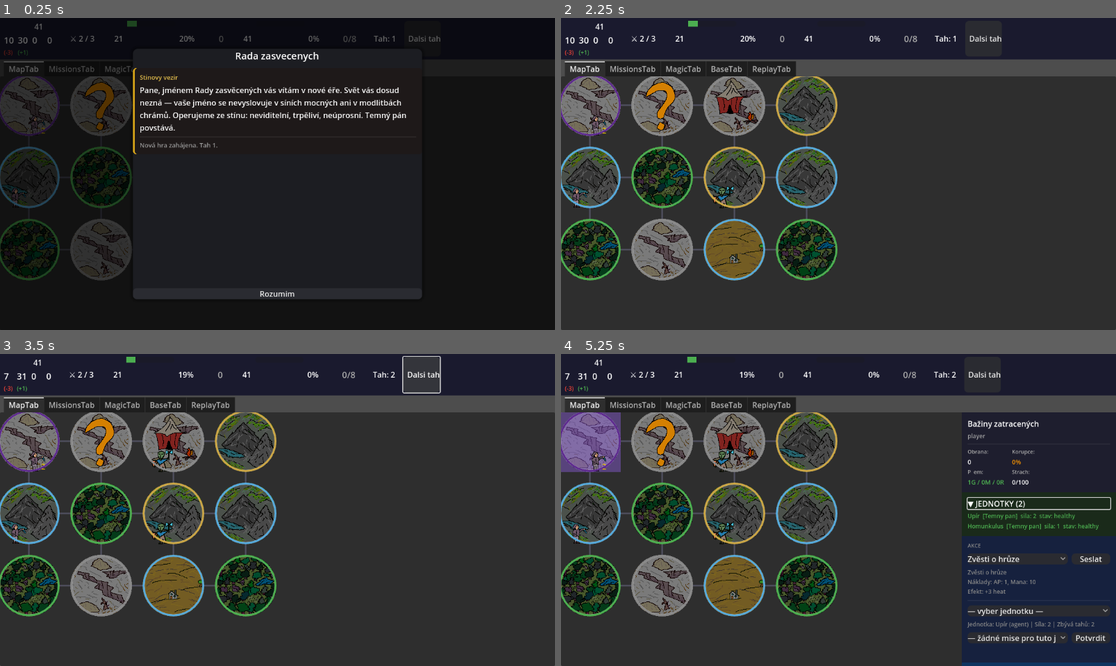
Above: before the commit, frames 1-4 (two rows, left to right).
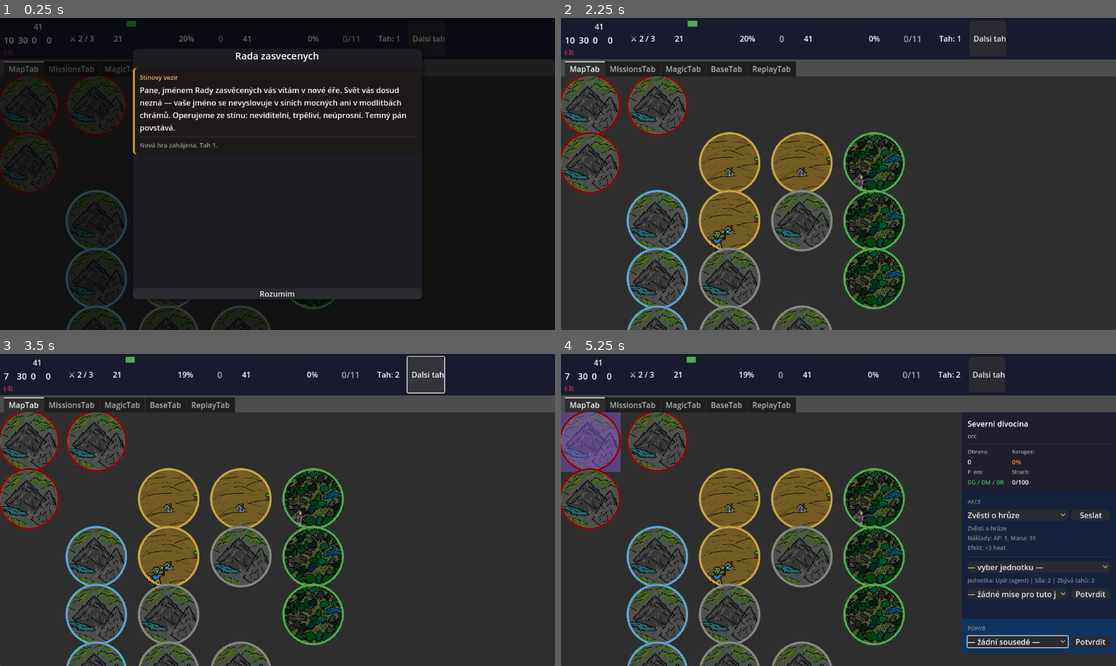
Above: after the commit, the same moments.

Repository: HannibalCZ/dark-lord
Game: Godot game, scene res://scenes/Main.tscn
The game is run twice, just before and just after one commit, with the same random seed, the same clock (stepped at 60 frames per second) and the same inputs.
Inputs (mouse positions are in pixels of both pictures, inside the frame that each line leads up to):
- Up to frame 1 (0.25 s): no input
- Up to frame 2 (2.25 s): click "Dalsi tah" at 0.5 s; click (588, 105) at 1.27 s; click "Rozumim" at 2 s
- Up to frame 3 (3.5 s): click "Dalsi tah" at 2.75 s
- Up to frame 4 (5.25 s): click (588, 441) at 3.52 s; click "Hory stínů" (after the commit: "— žádní sousedé —") at 4.25 s; click (1038, 503) at 5 s, where only the run before the commit has a clickable "▶ JEDNOTKY (2)"

The runs differ from the first frame. In frame 1, 5.1% of the frame differs, in the area x 0-81%, y 0-100%; in frame 2, 29%; in frame 3, 29%; in frame 4, 36%, in the area x 0-100%, y 0-100%.
Error after the commit: Trying to return an array of type "Array" where expected return type is "Array[int]". (res://scripts/core/query/RegionQuery.gd:50)

Commit message:
feat: nova mapa v0.02 s 19 regiony a explicitnim sousedstvim
- mvp_map.json nahrazen mapou v002 s 19 node-based regiony
- stara mapa archivovana jako mvp_map_archive.json
- RegionManager: podpora use_explicit_neighbors ze JSON meta
  (generate_grid_adjacency zachovana pro zpetnou kompatibilitu)
- mvp_scenario.json: hracuv start presunut na region 16 (Stinovy lair)
- opravena asymetrie: region 8 (Prechod) dodan do neighbors regionu 15

Co-Authored-By: Claude Sonnet 4.6 <noreply@anthropic.com>

Diff:
--- a/data/maps/mvp_map.json
+++ b/data/maps/mvp_map.json
@@ -1,27 +1,29 @@
 {
   "meta": {
-	"name": "MVP Grid 4x3",
-	"grid_w": 4,
-	"grid_h": 3
+    "map_id": "v002_map",
+    "grid_w": 0,
+    "grid_h": 0,
+    "use_explicit_neighbors": true
   },
   "regions": [
-	{ "id": 0,  "name": "Bažiny zatracených", "owner_faction_id": "player",   "region_type": "wasteland", "region_kind": "wildlands",  "position": {"x": 60,  "y": 60}  },
-	{ "id": 1,  "name": "Hory stínů",         "owner_faction_id": "neutral",  "region_type": "wasteland", "region_kind": "wildlands",  "position": {"x": 210, "y": 60},
-	  "secret": { "id": "ancient_ruins", "known": true, "state": "none", "progress": 0 }
-	},
-	{ "id": 2,  "name": "Temné pláně",        "owner_faction_id": "neutral",  "region_type": "wasteland", "region_kind": "wildlands",  "position": {"x": 360, "y": 60},
-	  "lair": { "id": "orc_camp", "control": "neutral", "influence": 0 }
-	},
-	{ "id": 3,  "name": "Kamenný val",        "owner_faction_id": "paladin",  "region_type": "mountains", "region_kind": "civilized",  "position": {"x": 510, "y": 60}  },
-
-	{ "id": 4,  "name": "Zlaté město",        "owner_faction_id": "merchant", "region_type": "town",      "region_kind": "civilized",  "position": {"x": 60,  "y": 210} },
-	{ "id": 5,  "name": "Svatý hvozd",        "owner_faction_id": "elf",      "region_type": "forest",    "region_kind": "civilized",  "position": {"x": 210, "y": 210} },
-	{ "id": 6,  "name": "Horský klášter",     "owner_faction_id": "paladin",  "region_type": "mountains", "region_kind": "civilized",  "position": {"x": 360, "y": 210} },
-	{ "id": 7,  "name": "Tržiště králů",      "owner_faction_id": "merchant", "region_type": "town",      "region_kind": "civilized",  "position": {"x": 510, "y": 210} },
-
-	{ "id": 8,  "name": "Lesní srdce",        "owner_faction_id": "elf",      "region_type": "forest",    "region_kind": "civilized",  "position": {"x": 60,  "y": 360} },
-	{ "id": 9,  "name": "Černé pobřeží",      "owner_faction_id": "neutral",  "region_type": "wasteland", "region_kind": "wildlands",  "position": {"x": 210, "y": 360} },
-	{ "id": 10, "name": "Ztracené doly",      "owner_faction_id": "merchant", "region_type": "plains",    "region_kind": "civilized",  "position": {"x": 360, "y": 360} },
-	{ "id": 11, "name": "Prastarý les",       "owner_faction_id": "elf",      "region_type": "forest",    "region_kind": "civilized",  "position": {"x": 510, "y": 360} }
+    { "id": 0,  "name": "Severni divocina",     "owner_faction_id": "orc",      "region_type": "wilderness", "region_kind": "wild",      "position": {"x": 60,  "y": 60},  "neighbors": [1, 2] },
+    { "id": 1,  "name": "Orci tabořiště",        "owner_faction_id": "orc",      "region_type": "wilderness", "region_kind": "wild",      "position": {"x": 200, "y": 60},  "neighbors": [0, 2, 3] },
+    { "id": 2,  "name": "Orci pevnost",          "owner_faction_id": "orc",      "region_type": "wilderness", "region_kind": "wild",      "position": {"x": 60,  "y": 180}, "neighbors": [0, 1, 3, 6] },
+    { "id": 3,  "name": "Zlata plan",            "owner_faction_id": "paladin",  "region_type": "plains",     "region_kind": "civilized", "position": {"x": 350, "y": 180}, "neighbors": [1, 2, 4, 7] },
+    { "id": 4,  "name": "Stražna věž",           "owner_faction_id": "paladin",  "region_type": "plains",     "region_kind": "civilized", "position": {"x": 500, "y": 180}, "neighbors": [3, 5, 7, 8] },
+    { "id": 5,  "name": "Elfi hranice",          "owner_faction_id": "elf",      "region_type": "forest",     "region_kind": "civilized", "position": {"x": 650, "y": 180}, "neighbors": [4, 8, 9] },
+    { "id": 6,  "name": "Stara tržnice",         "owner_faction_id": "merchant", "region_type": "town",       "region_kind": "civilized", "position": {"x": 200, "y": 300}, "neighbors": [2, 7, 10] },
+    { "id": 7,  "name": "Paladinský hrad",       "owner_faction_id": "paladin",  "region_type": "plains",     "region_kind": "civilized", "position": {"x": 350, "y": 300}, "neighbors": [3, 4, 6, 8, 11] },
+    { "id": 8,  "name": "Přechod",               "owner_faction_id": "neutral",  "region_type": "village",    "region_kind": "civilized", "position": {"x": 500, "y": 300}, "neighbors": [4, 5, 7, 9, 11, 15] },
+    { "id": 9,  "name": "Elfi haj",              "owner_faction_id": "elf",      "region_type": "forest",     "region_kind": "civilized", "position": {"x": 650, "y": 300}, "neighbors": [5, 8, 12] },
+    { "id": 10, "name": "Obchodni město",        "owner_faction_id": "merchant", "region_type": "town",       "region_kind": "civilized", "position": {"x": 200, "y": 420}, "neighbors": [6, 11, 13] },
+    { "id": 11, "name": "Hranicni osada",        "owner_faction_id": "neutral",  "region_type": "village",    "region_kind": "civilized", "position": {"x": 350, "y": 420}, "neighbors": [7, 8, 10, 14] },
+    { "id": 12, "name": "Elfi svatyne",          "owner_faction_id": "elf",      "region_type": "forest",     "region_kind": "civilized", "position": {"x": 650, "y": 420}, "neighbors": [9] },
+    { "id": 13, "name": "Přistav kupcu",         "owner_faction_id": "merchant", "region_type": "town",       "region_kind": "civilized", "position": {"x": 200, "y": 540}, "neighbors": [10, 14] },
+    { "id": 14, "name": "Temny hvozd",           "owner_faction_id": "neutral",  "region_type": "wilderness", "region_kind": "wild",      "position": {"x": 350, "y": 540}, "neighbors": [11, 13, 15, 16] },
+    { "id": 15, "name": "Zapomenuta zřicenina",  "owner_faction_id": "neutral",  "region_type": "ruin",       "region_kind": "wild",      "position": {"x": 500, "y": 540}, "neighbors": [8, 14, 17] },
+    { "id": 16, "name": "Stinovy lair",          "owner_faction_id": "player",   "region_type": "ruin",       "region_kind": "wild",      "position": {"x": 350, "y": 650}, "neighbors": [14, 17, 18] },
+    { "id": 17, "name": "Prokleta bažina",       "owner_faction_id": "neutral",  "region_type": "wilderness", "region_kind": "wild",      "position": {"x": 500, "y": 650}, "neighbors": [15, 16, 18] },
+    { "id": 18, "name": "Zapomenute hlubiny",    "owner_faction_id": "neutral",  "region_type": "wilderness", "region_kind": "wild",      "position": {"x": 350, "y": 760}, "neighbors": [16, 17] }
   ]
 }
--- /dev/null
+++ b/data/maps/mvp_map_archive.json
@@ -0,0 +1,27 @@
+{
+  "meta": {
+	"name": "MVP Grid 4x3",
+	"grid_w": 4,
+	"grid_h": 3
+  },
+  "regions": [
+	{ "id": 0,  "name": "Bažiny zatracených", "owner_faction_id": "player",   "region_type": "wasteland", "region_kind": "wildlands",  "position": {"x": 60,  "y": 60}  },
+	{ "id": 1,  "name": "Hory stínů",         "owner_faction_id": "neutral",  "region_type": "wasteland", "region_kind": "wildlands",  "position": {"x": 210, "y": 60},
+	  "secret": { "id": "ancient_ruins", "known": true, "state": "none", "progress": 0 }
+	},
+	{ "id": 2,  "name": "Temné pláně",        "owner_faction_id": "neutral",  "region_type": "wasteland", "region_kind": "wildlands",  "position": {"x": 360, "y": 60},
+	  "lair": { "id": "orc_camp", "control": "neutral", "influence": 0 }
+	},
+	{ "id": 3,  "name": "Kamenný val",        "owner_faction_id": "paladin",  "region_type": "mountains", "region_kind": "civilized",  "position": {"x": 510, "y": 60}  },
+
+	{ "id": 4,  "name": "Zlaté město",        "owner_faction_id": "merchant", "region_type": "town",      "region_kind": "civilized",  "position": {"x": 60,  "y": 210} },
+	{ "id": 5,  "name": "Svatý hvozd",        "owner_faction_id": "elf",      "region_type": "forest",    "region_kind": "civilized",  "position": {"x": 210, "y": 210} },
+	{ "id": 6,  "name": "Horský klášter",     "owner_faction_id": "paladin",  "region_type": "mountains", "region_kind": "civilized",  "position": {"x": 360, "y": 210} },
+	{ "id": 7,  "name": "Tržiště králů",      "owner_faction_id": "merchant", "region_type": "town",      "region_kind": "civilized",  "position": {"x": 510, "y": 210} },
+
+	{ "id": 8,  "name": "Lesní srdce",        "owner_faction_id": "elf",      "region_type": "forest",    "region_kind": "civilized",  "position": {"x": 60,  "y": 360} },
+	{ "id": 9,  "name": "Černé pobřeží",      "owner_faction_id": "neutral",  "region_type": "wasteland", "region_kind": "wildlands",  "position": {"x": 210, "y": 360} },
+	{ "id": 10, "name": "Ztracené doly",      "owner_faction_id": "merchant", "region_type": "plains",    "region_kind": "civilized",  "position": {"x": 360, "y": 360} },
+	{ "id": 11, "name": "Prastarý les",       "owner_faction_id": "elf",      "region_type": "forest",    "region_kind": "civilized",  "position": {"x": 510, "y": 360} }
+  ]
+}
--- a/data/scenarios/mvp_scenario.json
+++ b/data/scenarios/mvp_scenario.json
@@ -3,7 +3,7 @@
 	"name": "MVP Scenario",
 	"map_path": "res://data/maps/mvp_map.json"
   },
-  "player_start_region_id": 0,
+  "player_start_region_id": 16,
   "globals": {
 	"turn": 1,
 	"heat": 20,
@@ -27,10 +27,10 @@
 	{ "id": "orc", "name": "Orčí tlupa", "ai_spawn_unit": "orc_band", "resources": {} }
   ],
   "units": [
-	{ "id": 0,   "unit_key": "vampire",      "region_id": 0, "faction_id": "player",  "state": "healthy" },
-	{ "id": 1,   "unit_key": "homunculus",   "region_id": 0, "faction_id": "player",  "state": "healthy" },
+	{ "id": 0,   "unit_key": "vampire",      "region_id": 16, "faction_id": "player",  "state": "healthy" },
+	{ "id": 1,   "unit_key": "homunculus",   "region_id": 16, "faction_id": "player",  "state": "healthy" },
 
-	{ "id": 100, "unit_key": "paladin_army", "region_id": 6, "faction_id": "paladin", "state": "healthy" },
-	{ "id": 101, "unit_key": "inquisitor",   "region_id": 4, "faction_id": "elf",     "state": "healthy" }
+	{ "id": 100, "unit_key": "paladin_army", "region_id": 7,  "faction_id": "paladin", "state": "healthy" },
+	{ "id": 101, "unit_key": "inquisitor",   "region_id": 5,  "faction_id": "elf",     "state": "healthy" }
   ]
 }
--- a/managers/RegionManager.gd
+++ b/managers/RegionManager.gd
@@ -7,6 +7,7 @@
 
 var grid_w: int = 4
 var grid_h: int = 3
+var _use_explicit_neighbors: bool = false
 
 func init_regions() -> void:
 	regions.clear()
@@ -14,14 +15,16 @@
 
 	load_map_from_json("res://data/maps/mvp_map.json")
 
-	# adjacency se generuje až po načtení regionů
-	generate_grid_adjacency(grid_w, grid_h)
+	# adjacency se generuje až po načtení regionů (pokud není explicitní ze JSON)
+	if not _use_explicit_neighbors:
+		generate_grid_adjacency(grid_w, grid_h)
 
 func init_regions_from_map(map_path: String) -> void:
 	regions.clear()
 	adjacency.clear()
 	load_map_from_json(map_path)
-	generate_grid_adjacency(grid_w, grid_h)
+	if not _use_explicit_neighbors:
+		generate_grid_adjacency(grid_w, grid_h)
 
 func load_map_from_json(path: String) -> void:
 	if not FileAccess.file_exists(path):
@@ -43,6 +46,7 @@
 	var meta: Dictionary = data.get("meta", {})
 	grid_w = int(meta.get("grid_w", 4))
 	grid_h = int(meta.get("grid_h", 3))
+	_use_explicit_neighbors = bool(meta.get("use_explicit_neighbors", false))
 
 	# regions
 	var arr: Array = data.get("regions", [])
@@ -50,8 +54,8 @@
 		push_error("Map has no regions: %s" % path)
 		return
 
-	# očekáváme přesně grid_w * grid_h regionů
-	var expected: int = grid_w * grid_h
+	# pro explicitní mapy počítáme regiony ze seznamu, ne z grid rozměrů
+	var expected: int = arr.size() if _use_explicit_neighbors else grid_w * grid_h
 	regions.resize(expected)
 
 	for item in arr:
@@ -98,6 +102,15 @@
 		if regions[i] == null:
 			regions[i] = Region.new(i, "Region %d" % i, "neutral", "plains")
 			regions[i].region_kind = "civilized"
+
+	# explicitní sousedství ze JSON (druhý průchod — všechny regiony již načteny)
+	if _use_explicit_neighbors:
+		for rd in arr:
+			if typeof(rd) != TYPE_DICTIONARY:
+				continue
+			var id: int = int(rd["id"])
+			var neighbors: Array = rd.get("neighbors", [])
+			adjacency[id] = neighbors
 
 
 func generate_grid_adjacency(w: int, h: int) -> void:
